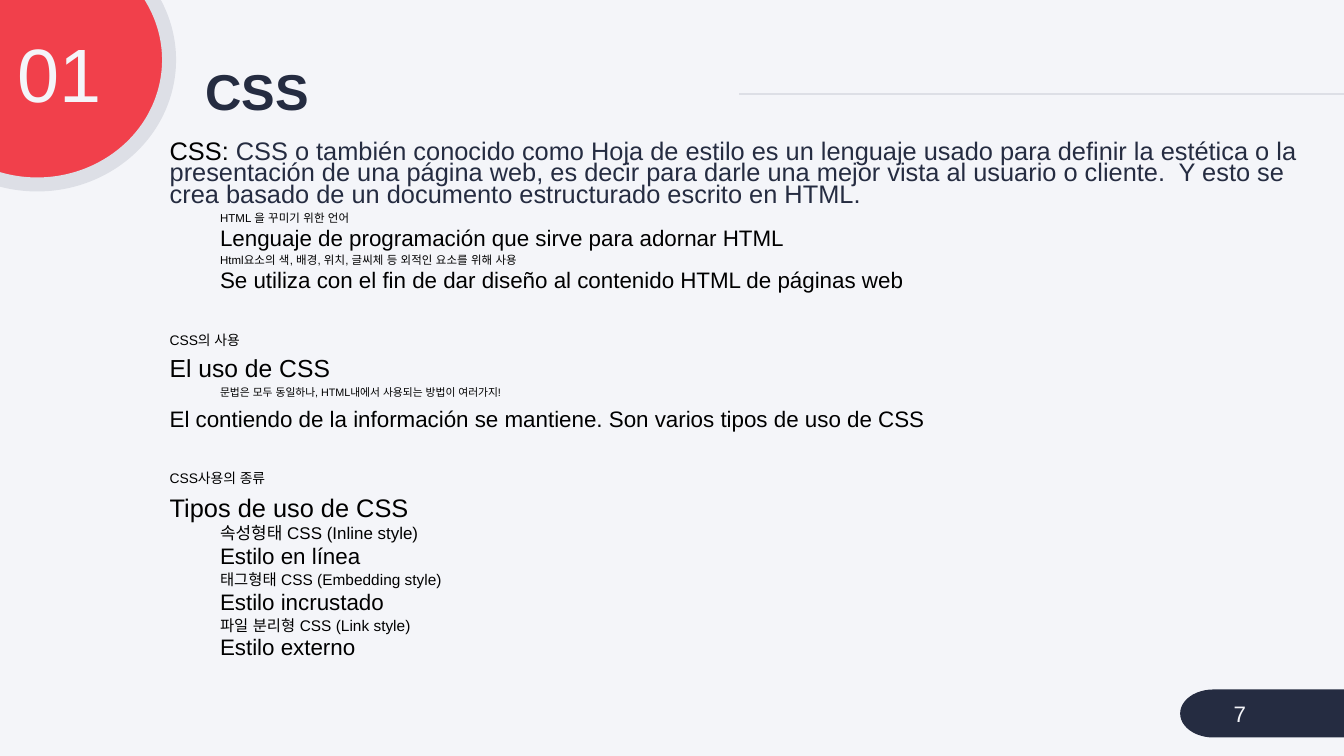
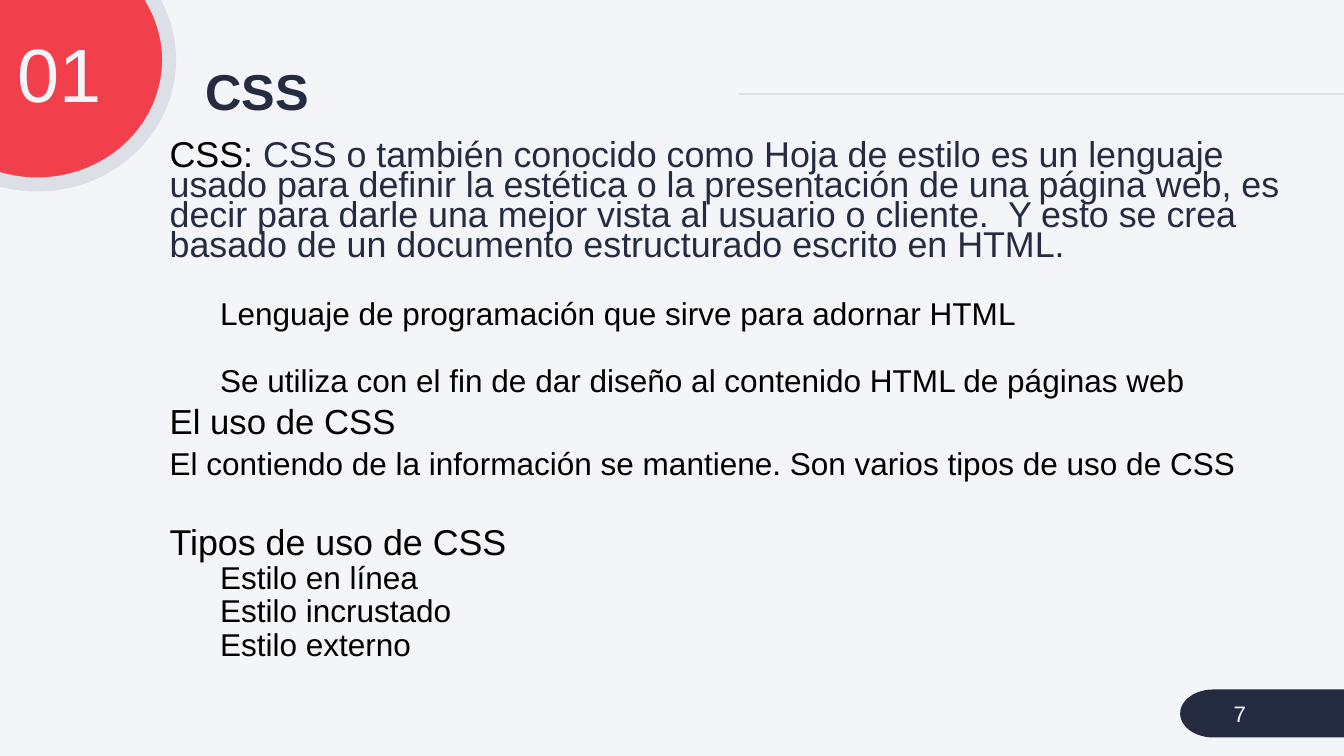
Before and after one commit to cialafamilia/practica, a slide deck: slide 7 of ppt/1908 CSS.pptx. Drawn at 1344x756 pixels with LibreOffice and Linux fonts; fonts in the diff are those of the drawing. Boxes give left, top, right and bottom in pixels: in the first picture for what was removed or moved away, otherwise in the second. Text is boxed around its words. In the diff, an @@ line names an element or a change of style, - is before the commit and + after.

```diff
--- a/ppt/1908 CSS.pptx
+++ b/ppt/1908 CSS.pptx
@@ text "CSS: CSS o también conocido ..." at (x1=170, y1=140, x2=1279, y2=657): size 18.2 to 25.6 pt in "CSS: CSS o también conocido como Hoja ...", "Tipos de uso de CSS"; size 16 to 22.5 pt in "Lenguaje de programación que sirve para adornar ...", "Se utiliza con el fin de dar ...", "El contiendo de la información se mantiene. ...", "Estilo en línea" and 2 more places; size 17.6 to 24.8 pt in "El uso de CSS" @@
@@ text at (x1=220, y1=212, x2=349, y2=223): paragraph removed @@
-  HTML 을 꾸미기 위한 언어
@@ text at (x1=220, y1=254, x2=517, y2=266): paragraph removed @@
-  Html요소의 색, 배경, 위치, 글씨체 등 외적인 요소를 위해 사용
@@ text at (x1=170, y1=333, x2=239, y2=346): paragraph removed @@
-CSS의 사용
@@ text at (x1=220, y1=387, x2=500, y2=398): paragraph removed @@
-  문법은 모두 동일하나, HTML내에서 사용되는 방법이 여러가지!
@@ text at (x1=170, y1=472, x2=265, y2=484): paragraph removed @@
-CSS사용의 종류
@@ text at (x1=220, y1=525, x2=418, y2=543): paragraph removed @@
-  속성형태 CSS (Inline style)
@@ text at (x1=220, y1=572, x2=442, y2=589): paragraph removed @@
-  태그형태 CSS (Embedding style)
@@ text at (x1=220, y1=618, x2=411, y2=634): paragraph removed @@
-  파일 분리형 CSS (Link style)
```
Also in this commit, not shown: 21 other slides changed, 5 other files.
